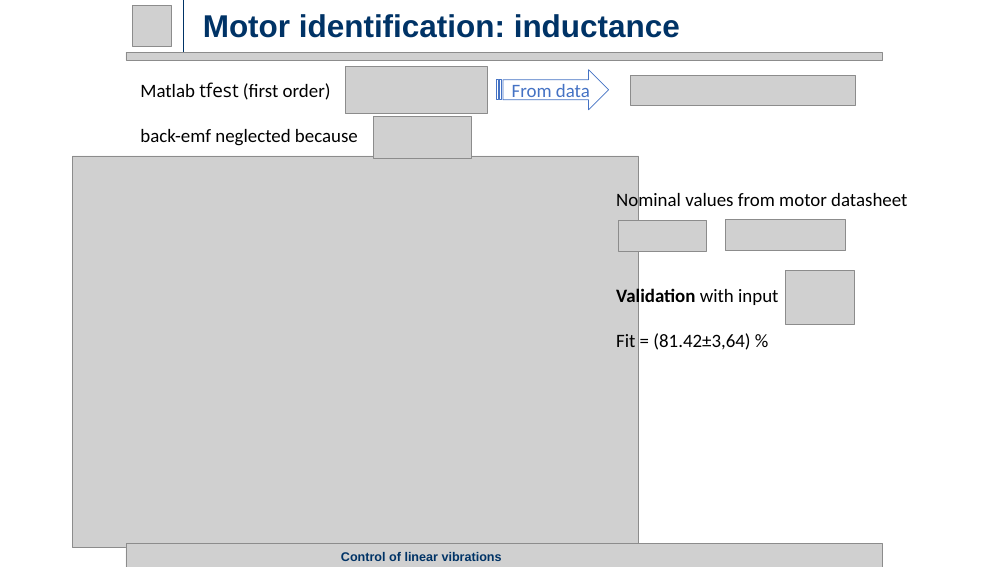
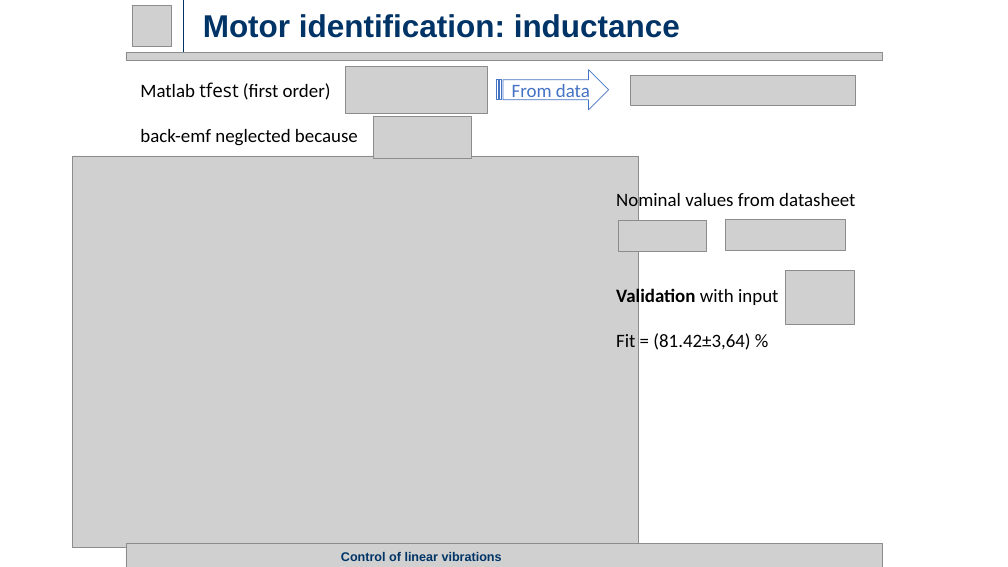
Before and after one commit to rssalessio/Control-Linear-Vibrations, a slide deck: slide 14 of finalPresentation/Part 1/Part1.pptx (slide 13 before the commit). Drawn at 1008x567 pixels with LibreOffice and Linux fonts; fonts in the diff are those of the drawing; grey boxes stand for pictures. Boxes give left, top, right and bottom in pixels: in the first picture for what was removed or moved away, otherwise in the second. Text is boxed around its words. In the diff, an @@ line names an element or a change of style, - is before the commit and + after.

```diff
--- a/finalPresentation/Part 1/Part1.pptx
+++ b/finalPresentation/Part 1/Part1.pptx
@@ text at [616, 190, 855, 211]: text changed @@
-Nominal values from motor datasheet
+Nominal values from datasheet
```
Also in this commit, not shown: 10 other slides changed, 1 slide added.
